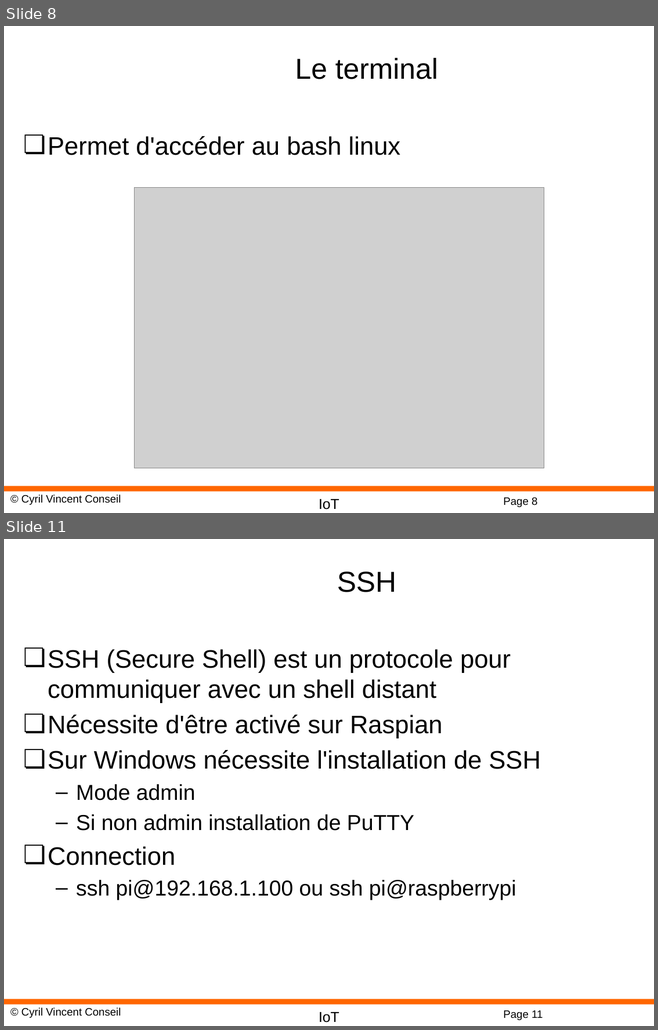
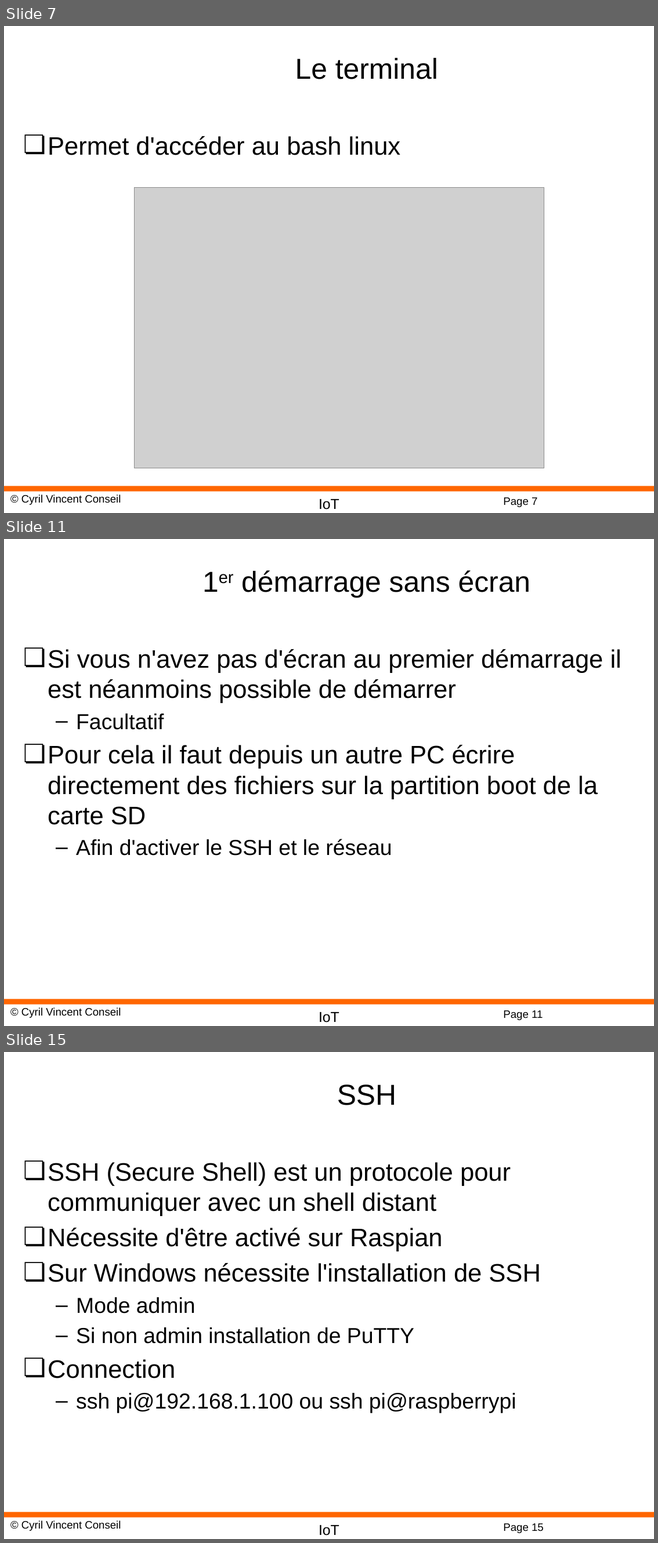
Before and after one commit to cyrilvincent/IoT, a slide deck: ppt/IoT06-Raspbian.pptx. Shown one above the other, each under a label of ours: slides 8 and 11 before the commit, slides 7, 11 and 15 after it; the slides between them are not shown. The pictures are 658x1030 and 658x1543 pixels, drawn with LibreOffice and Linux fonts; fonts in the diff are those of the drawing; grey boxes stand for pictures; background and template pictures are left out. Boxes give left, top, right and bottom in pixels: in the first picture for what was removed or moved away, otherwise in the second. Text is boxed around its words. In the diff, an @@ line names an element or a change of style, - is before the commit and + after.

```diff
--- a/ppt/IoT06-Raspbian.pptx
+++ b/ppt/IoT06-Raspbian.pptx
@@ slide 11 added at [4,539,654,1026], background #FFFFFF; not listed: 4 template elements that a slide beside it also shows @@
@@ title added at [241,570,531,598], 32 pt, text #000000 @@
+1er démarrage sans écran
@@ text added at [48,649,621,856], 28 pt, text #000000 @@
+❏ Si vous n'avez pas d'écran au premier démarrage il est néanmoins possible de démarrer
+  – Facultatif
+❏ Pour cela il faut depuis un autre PC écrire directement des fichiers sur la partition boot de la carte SD
+  – Afin d'activer le SSH et le réseau
@@ what was slide 8 is now slide 7 @@
@@ page number at [503,498,537,507]: text changed @@
-Page 8
+Page 7
@@ what was slide 11 is now slide 15 @@
@@ page number at [503,1524,543,1533]: text changed @@
-Page 11
+Page 15
```
Also in this commit, not shown: 2 slides changed, 3 other slides added, 8 other files.
